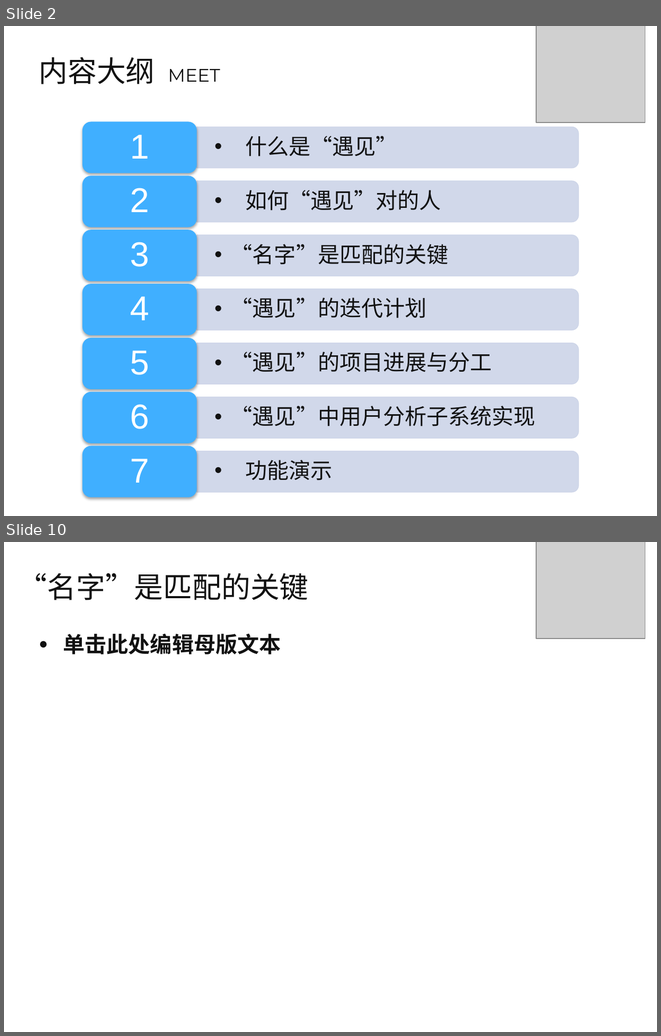
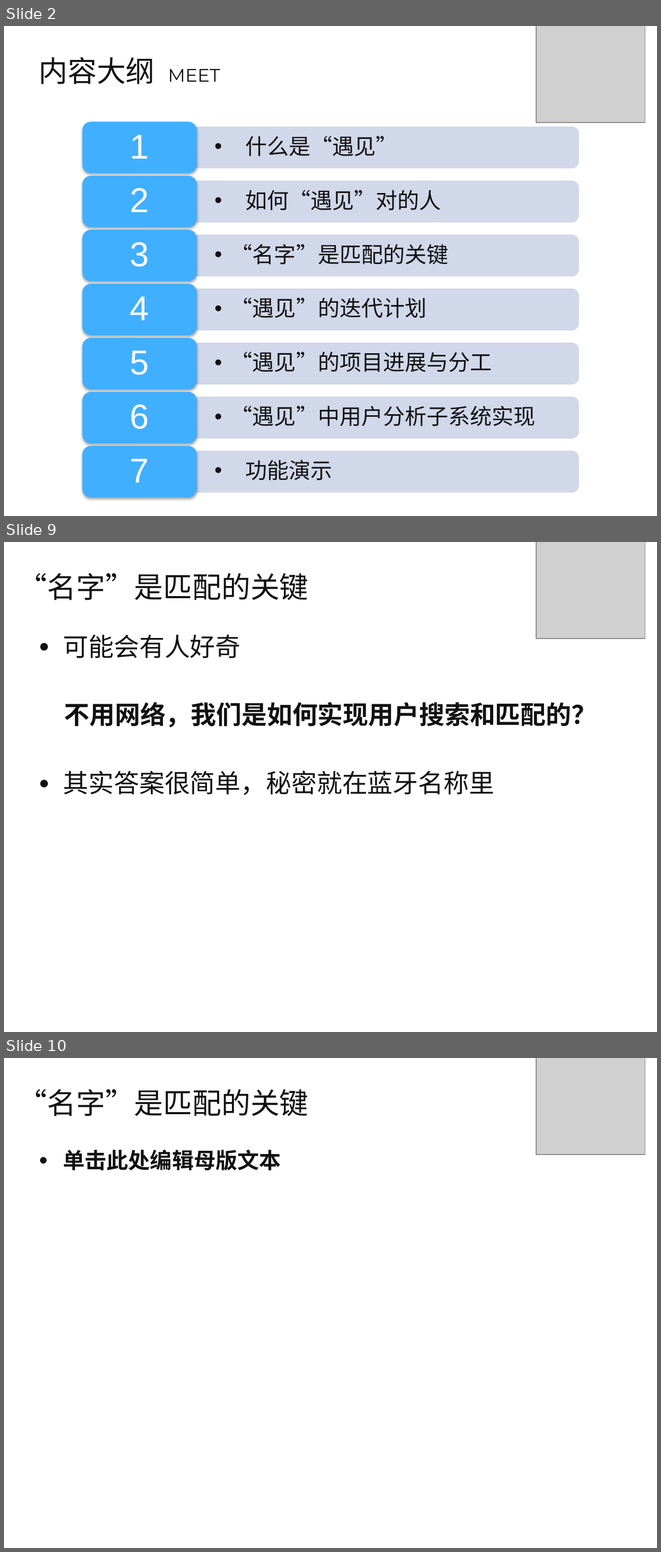
Before and after one commit to qwordy/Meet, a slide deck: doc/高级软件工程中期答辩-第六组.pptx. Shown one above the other, each under a label of ours: slides 2 and 10 before the commit, slides 2, 9 and 10 after it; the slides between them are not shown. The pictures are 661x1036 and 661x1552 pixels, drawn with LibreOffice and Linux fonts; fonts in the diff are those of the drawing; grey boxes stand for pictures; background and template pictures are left out. Boxes give left, top, right and bottom in pixels: in the first picture for what was removed or moved away, otherwise in the second. Text is boxed around its words. In the diff, an @@ line names an element or a change of style, - is before the commit and + after.

```diff
--- a/doc/高级软件工程中期答辩-第六组.pptx
+++ b/doc/高级软件工程中期答辩-第六组.pptx
@@ slide 9 added at box(4, 542, 657, 1032), background picture (left out) @@
@@ picture added at box(536, 542, 645, 638) @@
@@ title added at box(18, 573, 309, 600), 32 pt, text #111111 @@
+“名字”是匹配的关键
@@ text added at box(63, 634, 597, 795), 28 pt, text #111111 @@
+● 可能会有人好奇
+不用网络，我们是如何实现用户搜索和匹配的？
+● 其实答案很简单，秘密就在蓝牙名称里
```
Also in this commit, not shown: 5 slides changed, 3 other slides added, 3 slides removed.
